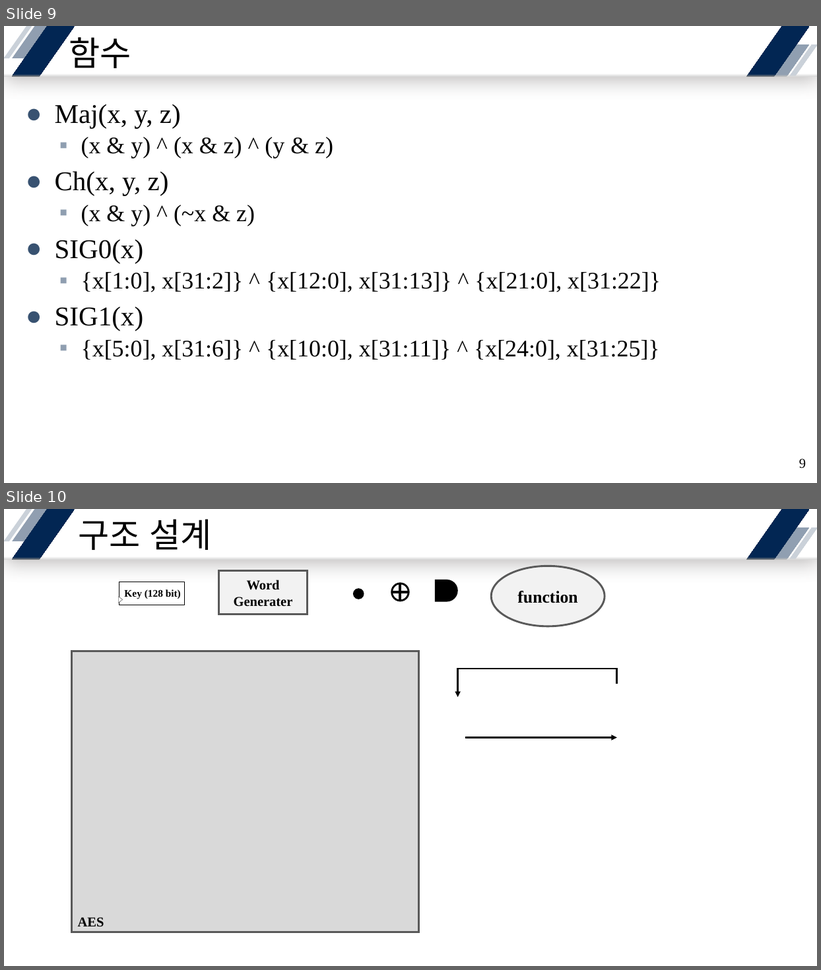
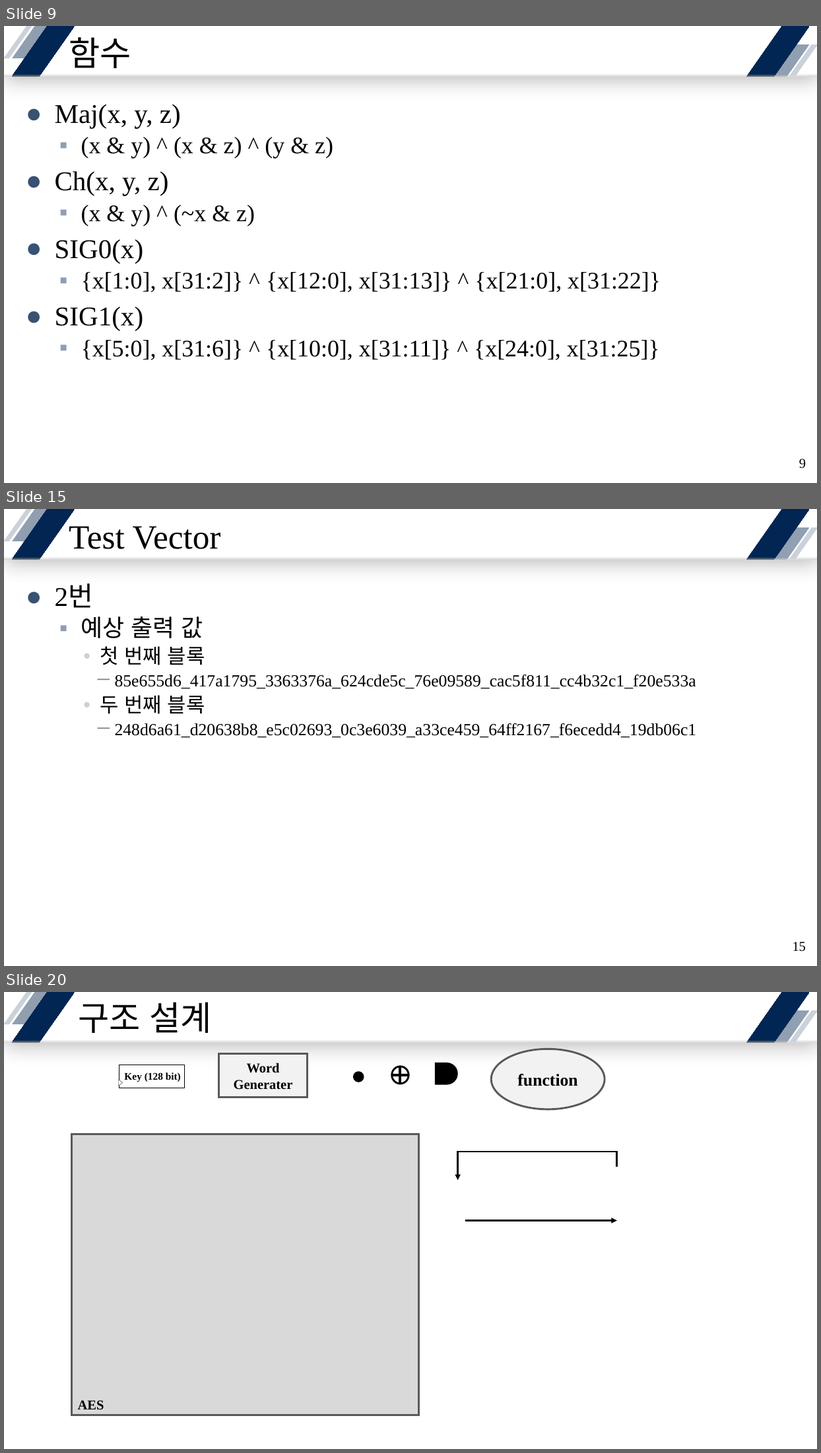
Before and after one commit to yuyu0830/FPGA_AES128, a slide deck: SHA/SHA256/Presentation/SHA256.pptx. Shown one above the other, each under a label of ours: slides 9 and 10 before the commit, slides 9, 15 and 20 after it; the slides between them are not shown. The pictures are 821x970 and 821x1453 pixels, drawn with LibreOffice and Linux fonts; fonts in the diff are those of the drawing. Boxes give left, top, right and bottom in pixels: in the first picture for what was removed or moved away, otherwise in the second. Text is boxed around its words. In the diff, an @@ line names an element or a change of style, - is before the commit and + after.

```diff
--- a/SHA/SHA256/Presentation/SHA256.pptx
+++ b/SHA/SHA256/Presentation/SHA256.pptx
@@ slide 15 added at (x1=4, y1=509, x2=817, y2=966), background #FFFFFF; not listed: 7 template elements that a slide beside it also shows @@
@@ title added at (x1=69, y1=526, x2=221, y2=549), 40 pt, text #000000 @@
+Test Vector
@@ text added at (x1=55, y1=585, x2=697, y2=738), 20 pt, text #000000 @@
+● 2번
+  ▪ 예상 출력 값
+    • 첫 번째 블록
+      － 85e655d6_417a1795_3363376a_624cde5c_76e09589_cac5f811_cc4b32c1_f20e533a
+    • 두 번째 블록
+      － 248d6a61_d20638b8_e5c02693_0c3e6039_a33ce459_64ff2167_f6ecedd4_19db06c1
@@ page number added at (x1=793, y1=942, x2=806, y2=952), 16 pt, text #000000 @@
+15
@@ what was slide 10 is now slide 20 @@
```
Also in this commit, not shown: 5 slides changed, 9 other slides added, 17 other files.
